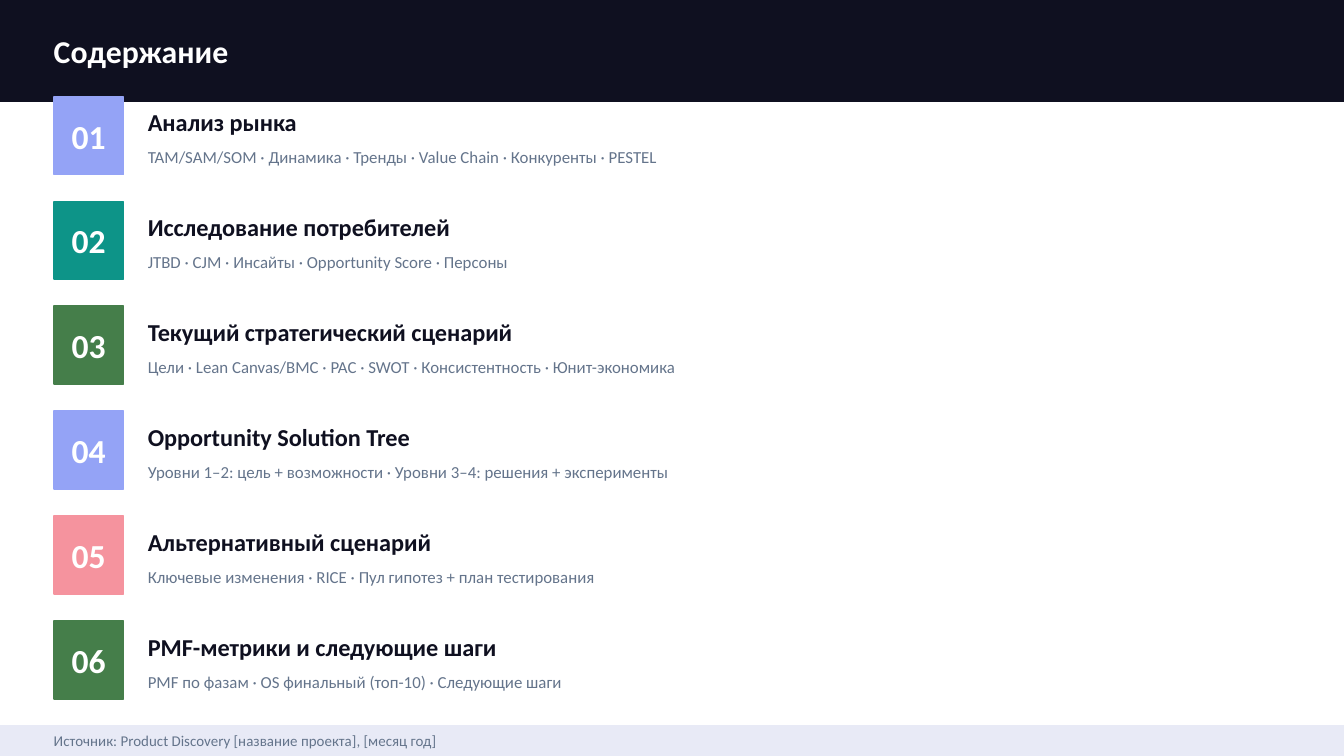
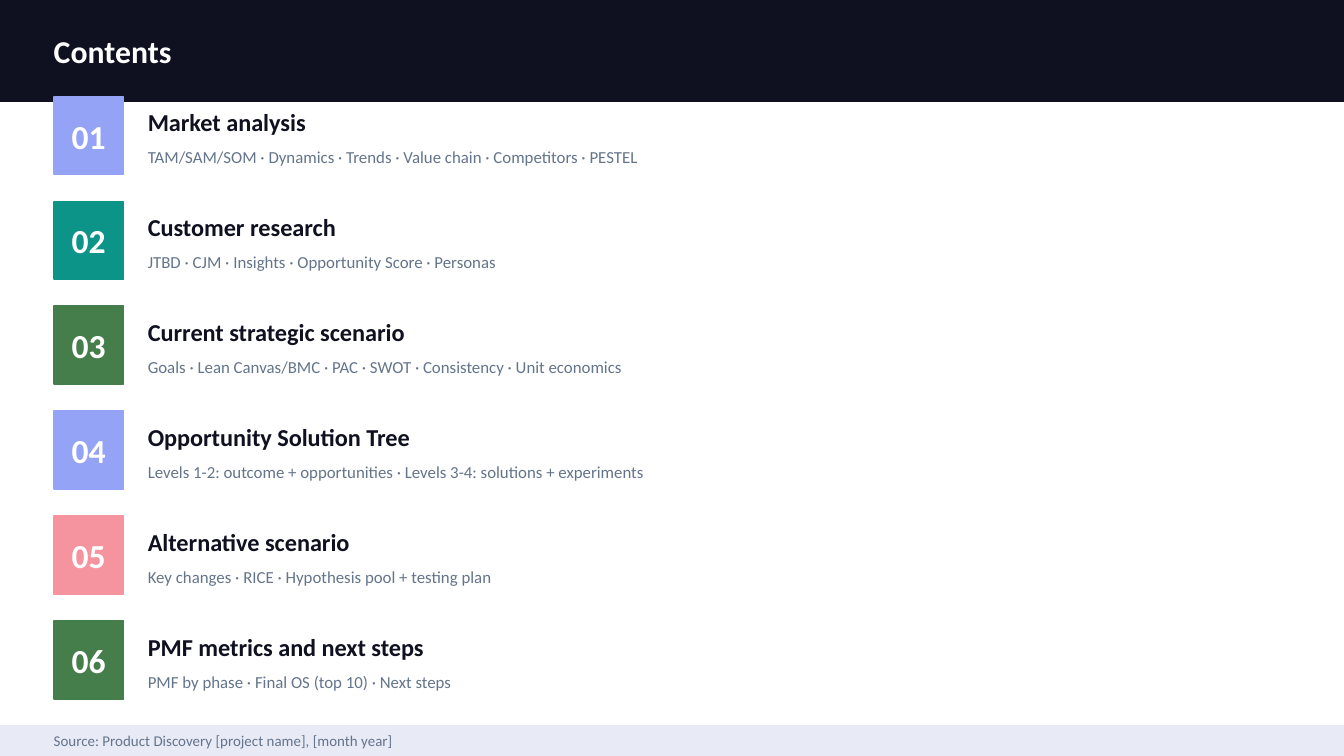
Before and after one commit to ipavelm/ultimate-product-discovery-skill, a slide deck: slide 2 of assets/presentation-template.pptx. Drawn at 1344x756 pixels with LibreOffice and Linux fonts; fonts in the diff are those of the drawing. Boxes give left, top, right and bottom in pixels: in the first picture for what was removed or moved away, otherwise in the second. Text is boxed around its words. In the diff, an @@ line names an element or a change of style, - is before the commit and + after.

```diff
--- a/assets/presentation-template.pptx
+++ b/assets/presentation-template.pptx
@@ text at box(54, 42, 172, 64): text changed @@
-Содержание
+Contents
@@ text at box(148, 114, 305, 135): text changed @@
-Анализ рынка
+Market analysis
@@ text at box(148, 151, 638, 166): text changed @@
-TAM/SAM/SOM · Динамика · Тренды · Value Chain · Конкуренты · PESTEL
+TAM/SAM/SOM · Dynamics · Trends · Value chain · Competitors · PESTEL
@@ text at box(148, 219, 336, 236): text changed @@
-Исследование потребителей
+Customer research
@@ text at box(148, 256, 495, 271): text changed @@
-JTBD · CJM · Инсайты · Opportunity Score · Персоны
+JTBD · CJM · Insights · Opportunity Score · Personas
@@ text at box(148, 324, 404, 345): text changed @@
-Текущий стратегический сценарий
+Current strategic scenario
@@ text at box(148, 361, 622, 376): text changed @@
-Цели · Lean Canvas/BMC · PAC · SWOT · Консистентность · Юнит-экономика
+Goals · Lean Canvas/BMC · PAC · SWOT · Consistency · Unit economics
@@ text at box(148, 466, 643, 481): text changed @@
-Уровни 1–2: цель + возможности · Уровни 3–4: решения + эксперименты
+Levels 1-2: outcome + opportunities · Levels 3-4: solutions + experiments
@@ text at box(148, 534, 349, 551): text changed @@
-Альтернативный сценарий
+Alternative scenario
@@ text at box(148, 571, 492, 586): text changed @@
-Ключевые изменения · RICE · Пул гипотез + план тестирования
+Key changes · RICE · Hypothesis pool + testing plan
@@ text at box(148, 639, 423, 660): text changed @@
-PMF-метрики и следующие шаги
+PMF metrics and next steps
@@ text at box(148, 676, 452, 691): text changed @@
-PMF по фазам · OS финальный (топ-10) · Следующие шаги
+PMF by phase · Final OS (top 10) · Next steps
@@ text at box(54, 735, 392, 749): text changed @@
-Источник: Product Discovery [название проекта], [месяц год]
+Source: Product Discovery [project name], [month year]
```
Also in this commit, not shown: 24 other slides changed, 9 slides added, 9 slides removed, 6 other files.
